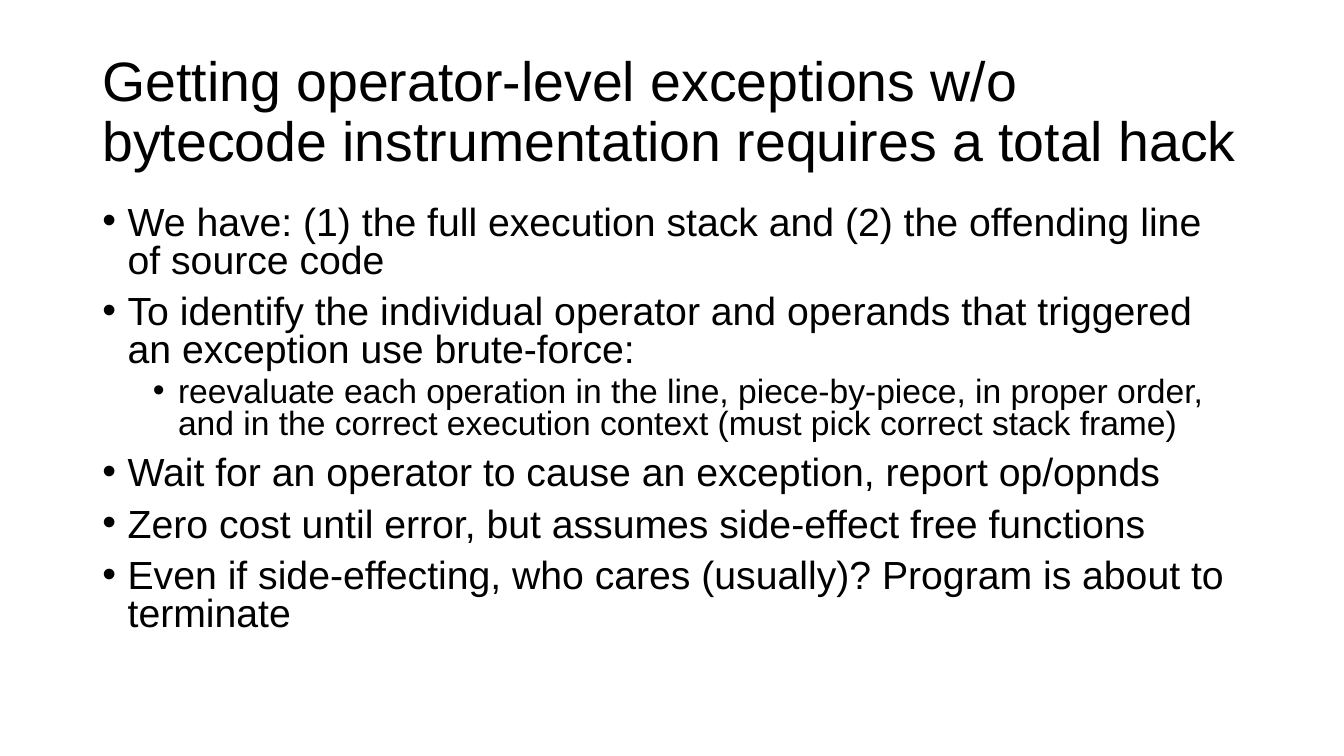
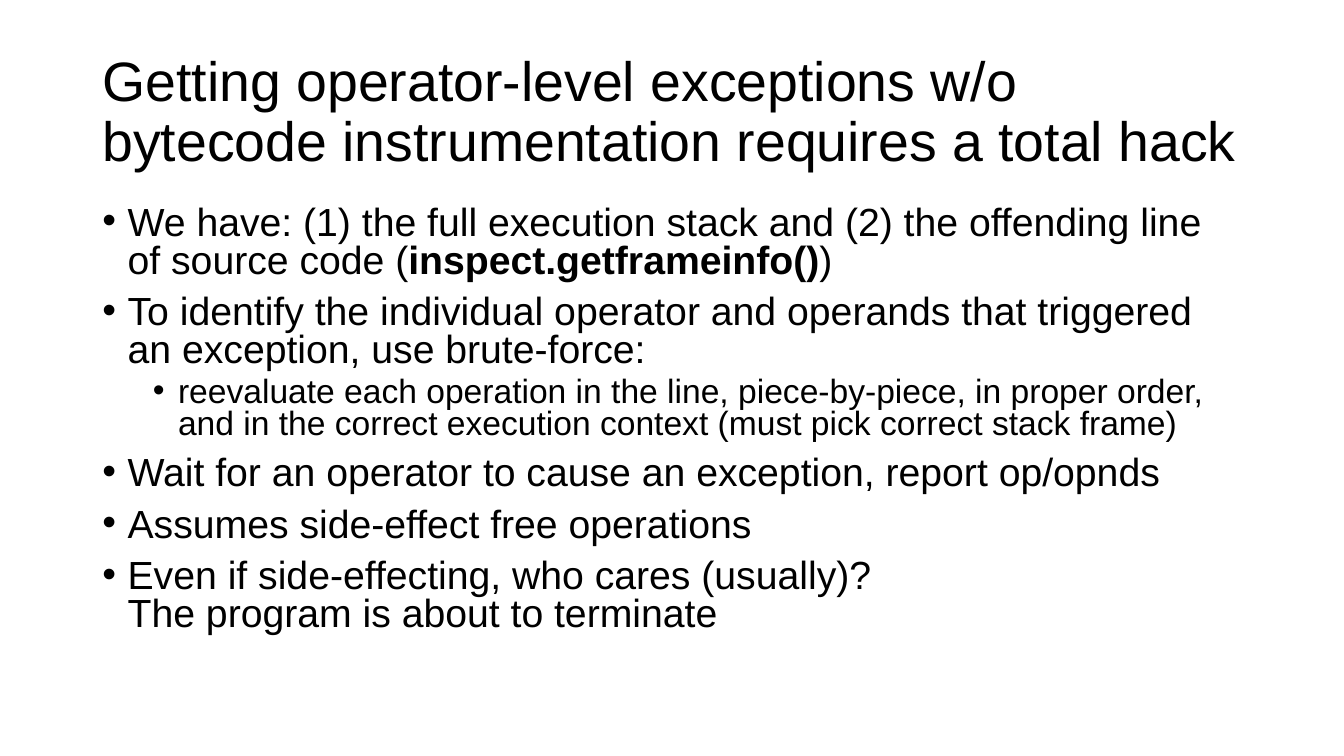
Before and after one commit to parrt/tensor-sensor, a slide deck: slide 14 of talks/tensor-sensor.pptx (slide 20 before the commit). Drawn at 1344x756 pixels with LibreOffice and Linux fonts; fonts in the diff are those of the drawing; background and template pictures are left out. Boxes give left, top, right and bottom in pixels: in the first picture for what was removed or moved away, otherwise in the second. Text is boxed around its words. In the diff, an @@ line names an element or a change of style, - is before the commit and + after.

```diff
--- a/talks/tensor-sensor.pptx
+++ b/talks/tensor-sensor.pptx
@@ text at box(128, 207, 1201, 371): text changed @@
-• We have: (1) the full execution stack and (2) the offending line of source code
-• To identify the individual operator and operands that triggered an exception use brute-force:
+• We have: (1) the full execution stack and (2) the offending line of source code (inspect.getframeinfo())
+• To identify the individual operator and operands that triggered an exception, use brute-force:
@@ text at box(128, 509, 871, 635): text changed @@
-• Zero cost until error, but assumes side-effect free functions
-• Even if side-effecting, who cares (usually)? Program is about to terminate
+• Assumes side-effect free operations
+• Even if side-effecting, who cares (usually)?
+  The program is about to terminate
```
Also in this commit, not shown: 12 other slides changed, 3 slides added, 11 slides removed, 3 other files.
